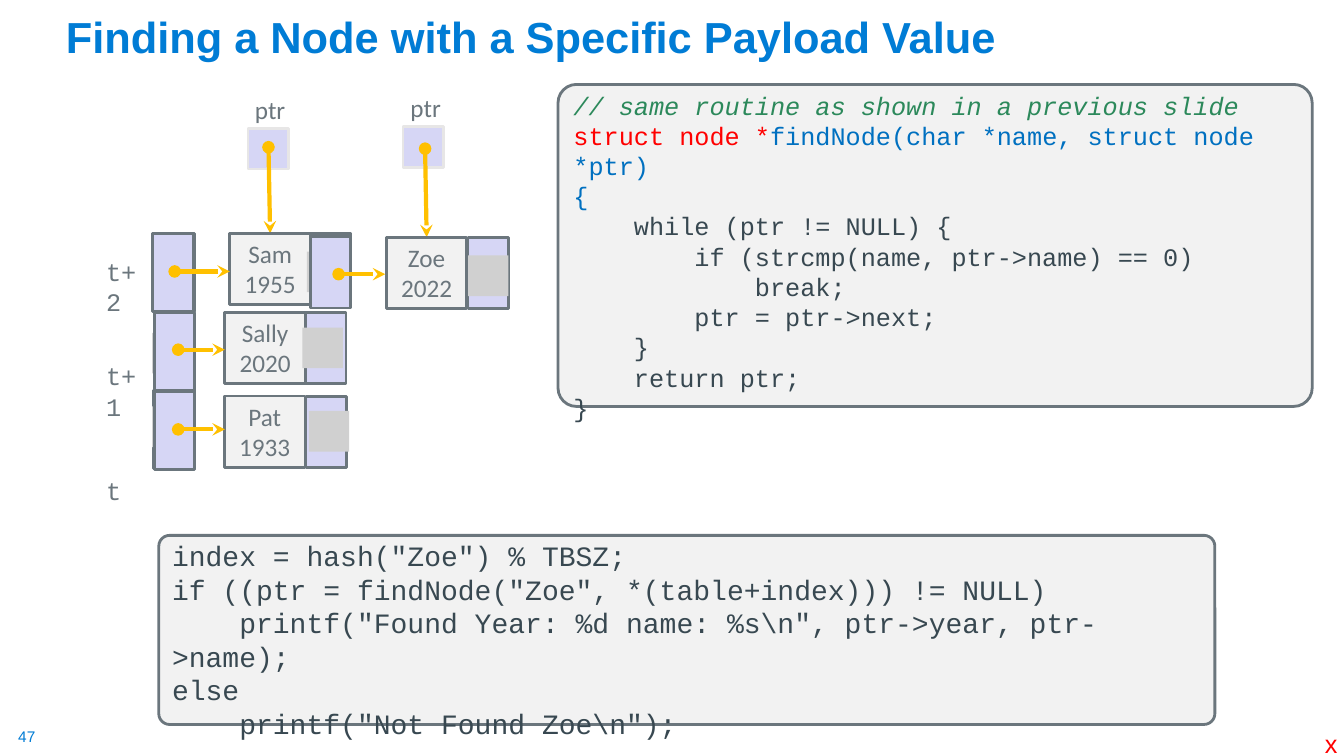
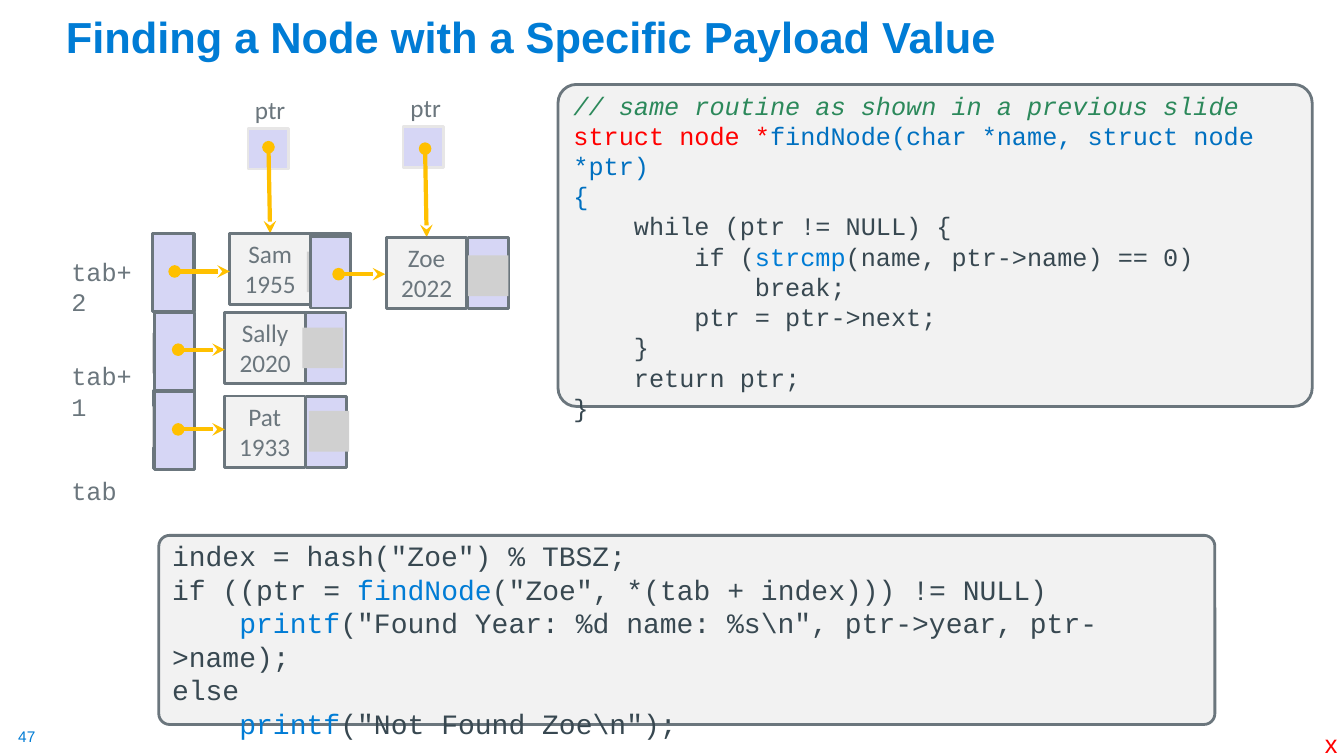
Before and after one commit to cse30-fa22/Muller_CSE30_Lecture_Slides, a slide deck: slide 47 of 05_C_Part4.pptx. Drawn at 1344x756 pixels with LibreOffice and Linux fonts; fonts in the diff are those of the drawing; grey boxes stand for pictures. Boxes give left, top, right and bottom in pixels: in the first picture for what was removed or moved away, otherwise in the second. Text is boxed around its words. In the diff, an @@ line names an element or a change of style, - is before the commit and + after.

```diff
--- a/05_C_Part4.pptx
+++ b/05_C_Part4.pptx
@@ text at (71, 263, 131, 500): text changed @@
-t+2
-t+1
-t
+tab+2
+tab+1
+tab
@@ text in rounded rectangle at (694, 247, 1193, 272): text colour #384851 to #007CD5 in "(strcmp(name," @@
@@ text in rounded rectangle at (172, 580, 1047, 606): text changed @@
-if ((ptr = findNode("Zoe", *(table+index))) != NULL)
+if ((ptr = findNode("Zoe", *(tab + index))) != NULL)
@@ text in rounded rectangle at (172, 613, 1097, 740): text colour #384851 to #007CD5 in "printf("Found", "printf("Not" @@
```
Also in this commit, not shown: 11 other slides changed, 1 slide removed, 1 other file.
